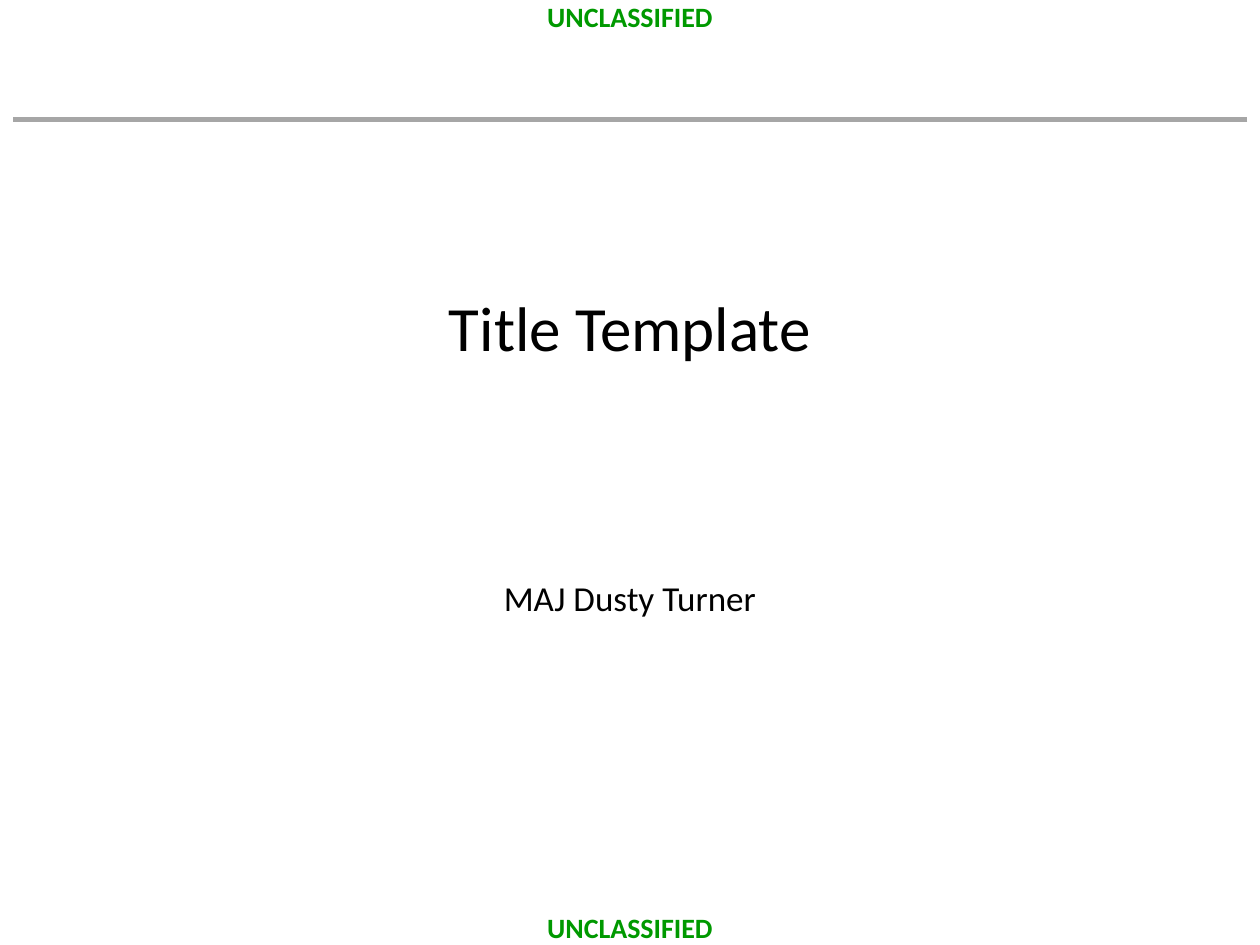
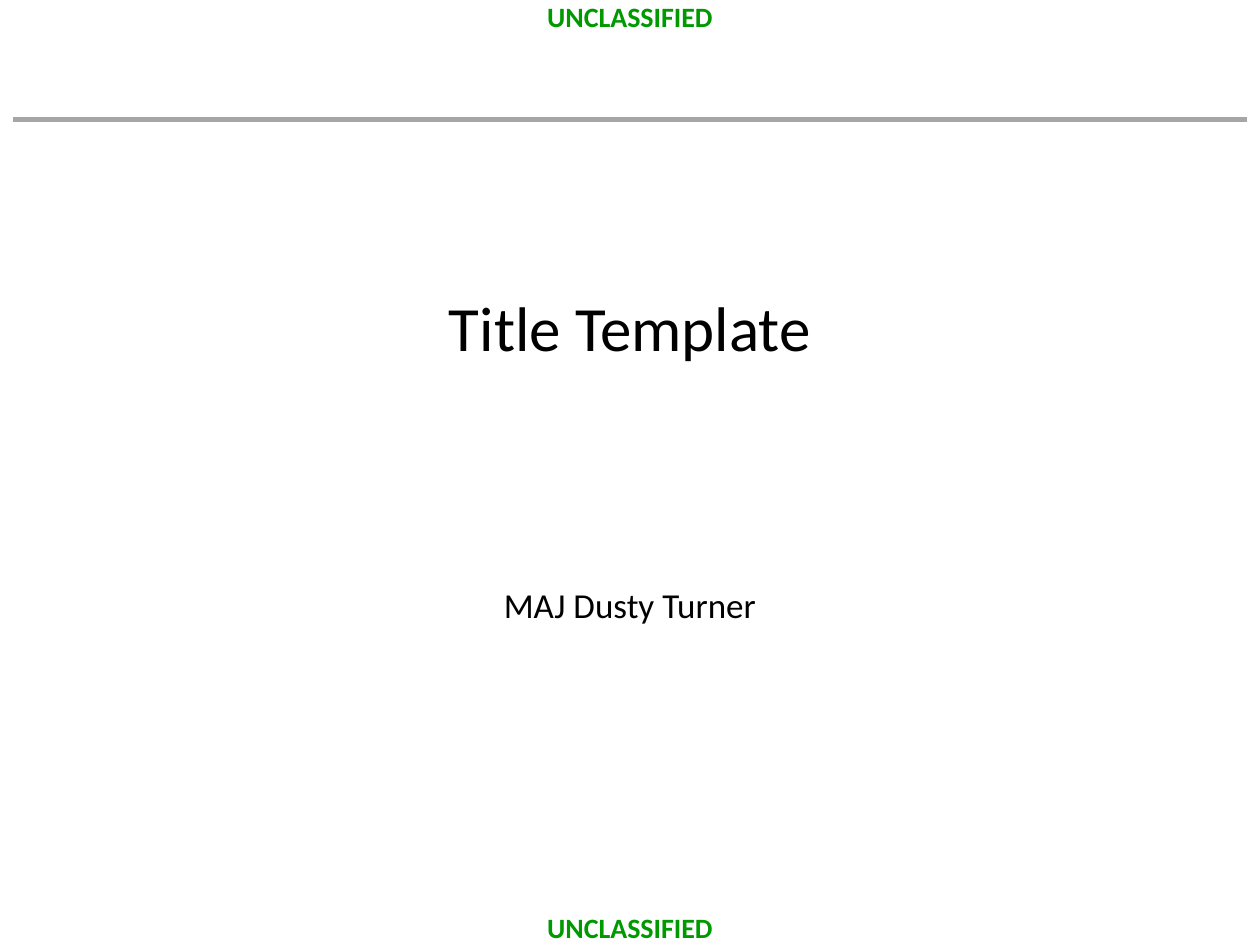
Before and after one commit to dusty-turner/MORSEmergingTechniques2019, a slide deck: slide 1 of template.pptx. Drawn at 1260x945 pixels with LibreOffice and Linux fonts; fonts in the diff are those of the drawing; background and template pictures are left out. Boxes give left, top, right and bottom in pixels: in the first picture for what was removed or moved away, otherwise in the second. Text is boxed around its words. In the diff, an @@ line names an element or a change of style, - is before the commit and + after.

```diff
--- a/template.pptx
+++ b/template.pptx
@@ subtitle "MAJ Dusty Turner" at (504, 595, 756, 624): line spacing 0.9 to 1 @@
```
Also in this commit, not shown: 1 other slide changed, 1 slide added, 1 slide removed, 18 other files.
